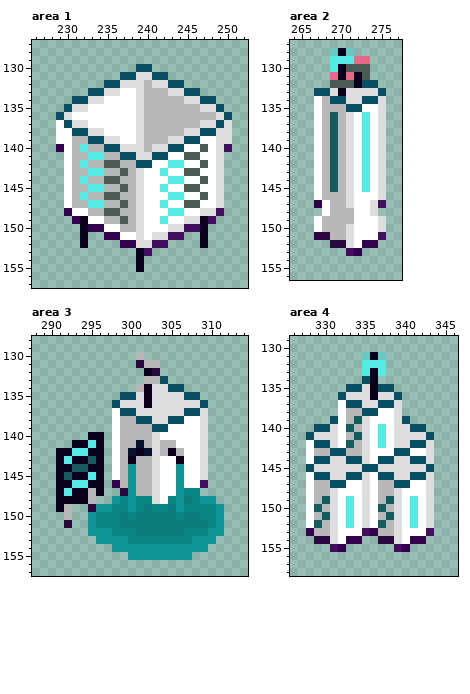
Two states of a pixel-art file, tuskclimb/Graphics/tiles.aseprite. Above is the file before it was changed.
584x288 pixels, 1 frame. Shown: area 1: x 226..252, y 127..157; area 2: x 264..277, y 127..156; area 3: x 288..314, y 128..157; area 4: x 326..346, y 129..158. The commit also changed other parts of the picture, which this record leaves out.
The same view after the edit:
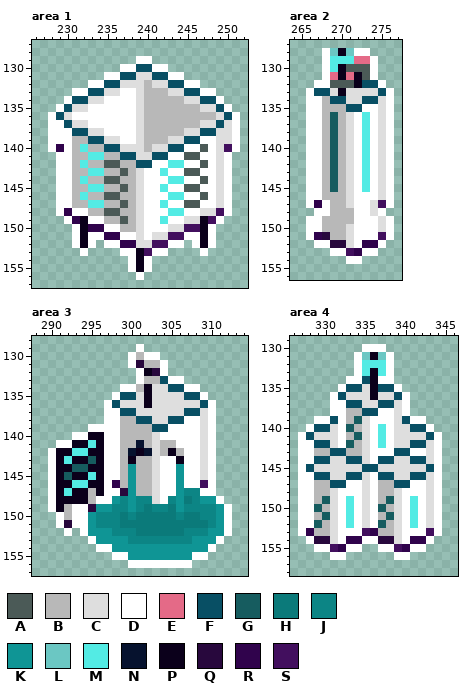
Palette (. is transparent): A #4b5a57  B #b8b8b8  C #dedede  D #ffffff  E #e46a87  F #084f64  G #165c5f  H #0b7a7a  J #0c8585  K #0f9595  L #6bc7c3  M #53ebe4  N #06122e  P #0b001b  Q #28083d  R #30034c  S #420f5e
What changed:
Changed rows in their new state; - is an unchanged pixel.
Area 1:
first column x 228:
129 -----------DD-----------
130 ---------DD--DD---------
131 -------DD------DD-------
132 -----DD----------DD-----
133 ---DD--------------DD---
134 --D------------------D--
135 -D--------------------D-
136 D----------------------D
137 D----------------------D
138 D----------------------D
139 D----------------------D
140 D----------------------D
141 -D--------------------D-
142 -D--------------------D-
143 -D--------------------D-
144 -D--------------------D-
145 -D--------------------D-
146 -D--------------------D-
147 -D--------------------D-
148 -D--------------------D-
149 --D------------------D--
150 ---D----------------D---
151 ---D-DD----------DD-D---
152 ---D-D-DD------DD-D-D---
153 ----D----DD--DD----D----
154 ----------D-D-----------
155 ----------D-D-----------
156 -----------D------------
Area 2:
first column x 266:
128 --D---DD---
129 --D-----D--
130 --D-----D--
131 --D-----D--
132 -DD------D-
133 D---------D
134 D---------D
135 D---------D
136 D---------D
137 D---------D
138 D---------D
139 D---------D
140 D---------D
141 D---------D
142 D---------D
143 D---------D
144 D---------D
145 D---------D
146 D---------D
147 D---------D
148 -D-------D-
149 D---------D
150 D---------D
151 D---------D
152 -DD------D-
153 ---DD--DD--
154 -----DD----
Area 3:
first column x 290:
129 -----------D-----------
130 ----------D-DD---------
131 ----------D---D--------
132 -----------D--D--------
133 -----------D---DD------
134 ---------DD------DD----
135 --------D----------D---
136 -------D------------D--
137 -------D------------D--
138 -------D------------D--
139 -----DDD------------D--
140 ---DD--D------------D--
141 -DD----D------------D--
142 D------D------------D--
143 D------D------------D--
144 D------D------------D--
145 D------D------------D--
146 D------D------------D--
147 D------DD----------DD--
148 D-----DD-------------D-
149 D--DD-----------------D
150 -D-DD-----------------D
151 -D-DD-----------------D
152 --D-D-----------------D
153 -----D---------------D-
154 ------DD------------D--
155 --------DD--------DD---
156 ----------DDDDDDDD-----
Area 4:
first column x 327:
130 --------DDD-------
131 -------D---D------
132 -------D---D------
133 -------D---D------
134 ------DD--DD------
135 -----D------D-----
136 ----D--------D----
137 ----D--------D----
138 ----D--------D----
139 --DD----------DD--
140 -D--------------D-
141 D----------------D
142 D----------------D
143 D----------------D
144 D----------------D
145 D----------------D
146 D----------------D
147 D----------------D
148 D----------------D
149 D----------------D
150 D----------------D
151 D----------------D
152 D----------------D
153 D----------------D
154 -D------DD------D-
155 --DD--DD--DD--DD--
156 ----DD------DD----
Boxes around the changes in both pictures, in picture pixels (x1, y1, x2, y2):
added: (48, 56, 240, 280)
added: (306, 48, 394, 264)
added: (48, 344, 232, 568)
added: (298, 344, 442, 560)
